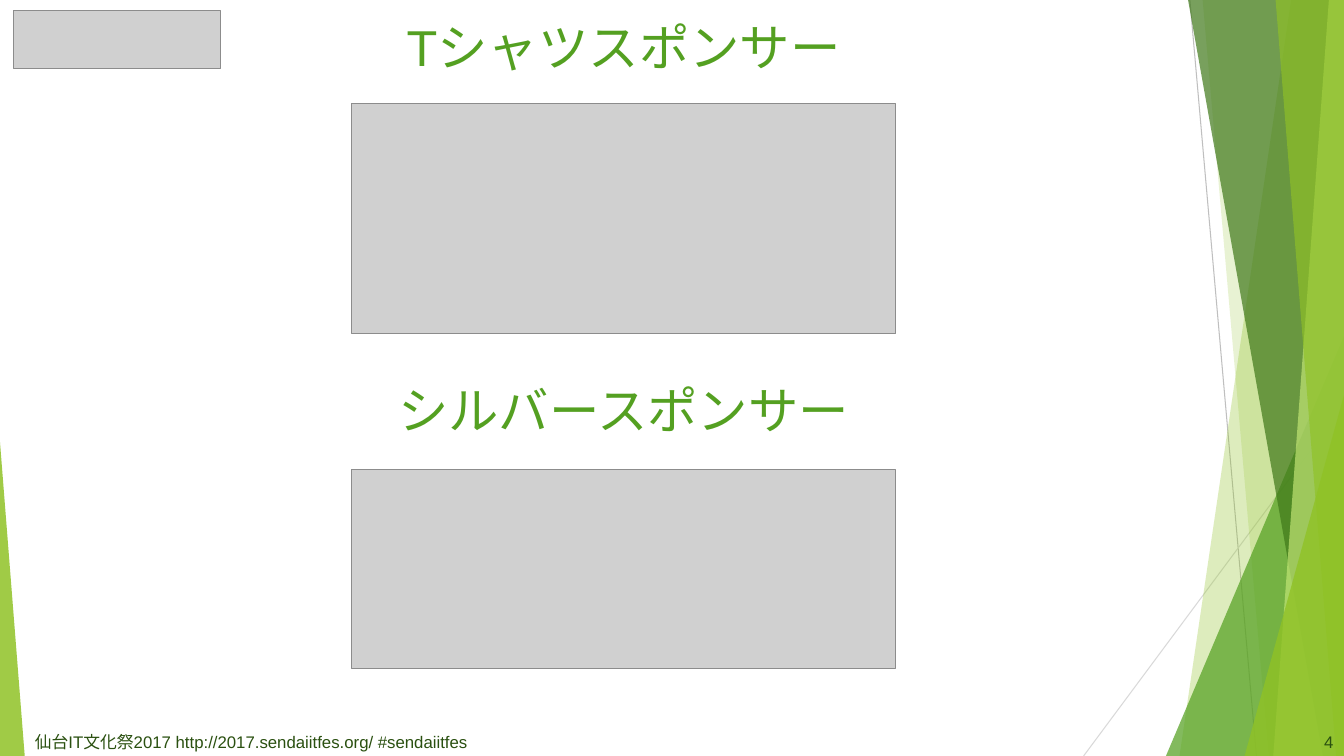
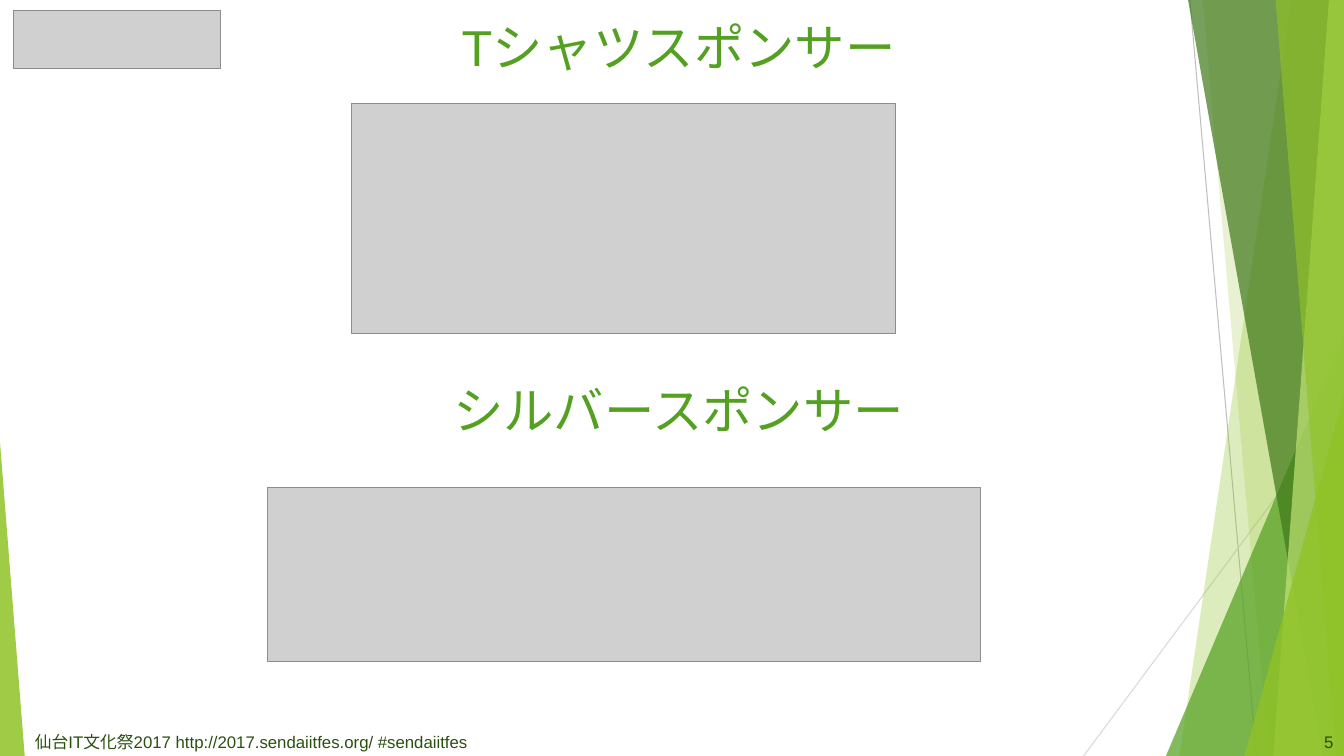
Before and after one commit to fullvirtue/sendaiitfes2017, a slide deck: slide 6 of source/assets/files/sendaiitfes_pptx_template.pptx (slide 5 before the commit). Drawn at 1344x756 pixels with LibreOffice and Linux fonts; fonts in the diff are those of the drawing; grey boxes stand for pictures. Boxes give left, top, right and bottom in pixels: in the first picture for what was removed or moved away, otherwise in the second. Text is boxed around its words. In the diff, an @@ line names an element or a change of style, - is before the commit and + after.

```diff
--- a/source/assets/files/sendaiitfes_pptx_template.pptx
+++ b/source/assets/files/sendaiitfes_pptx_template.pptx
@@ title "Tシャツスポンサー シルバースポンサー": place and size @@
-title "Tシャツスポンサー シルバースポンサー" at bbox=[398, 26, 849, 431]
+title "Tシャツスポンサー シルバースポンサー" at bbox=[453, 26, 904, 431]
@@ picture: place and size @@
-picture at bbox=[352, 470, 896, 668]
+picture at bbox=[267, 487, 980, 661]
@@ page number at bbox=[1324, 736, 1333, 748]: text changed @@
-4
+5
```
Also in this commit, not shown: 8 other slides changed, 3 slides added, 1 other file.
